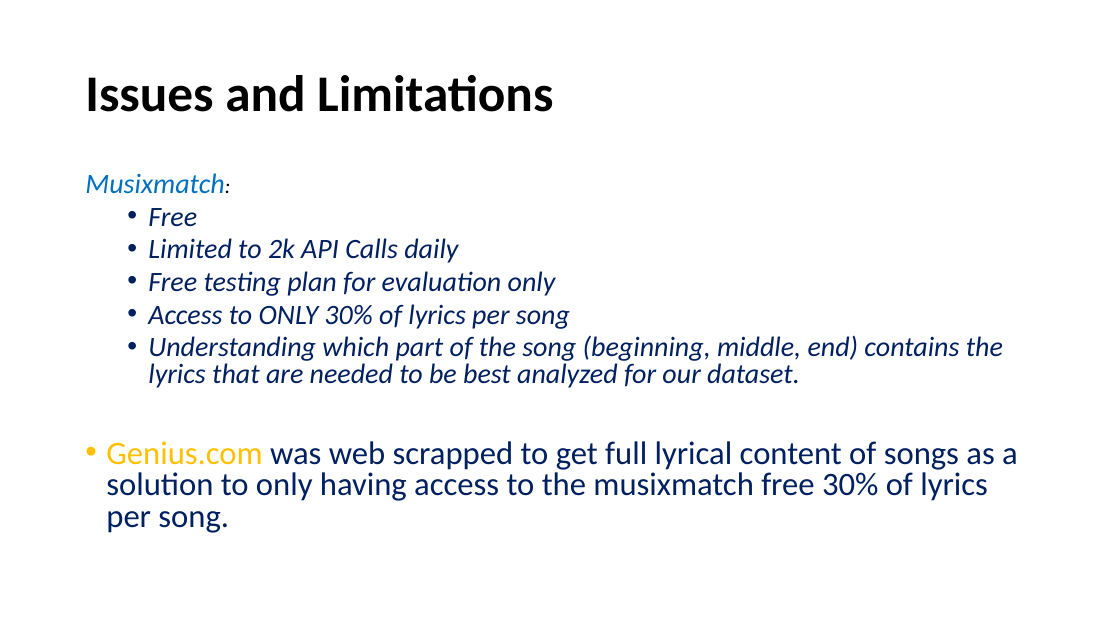
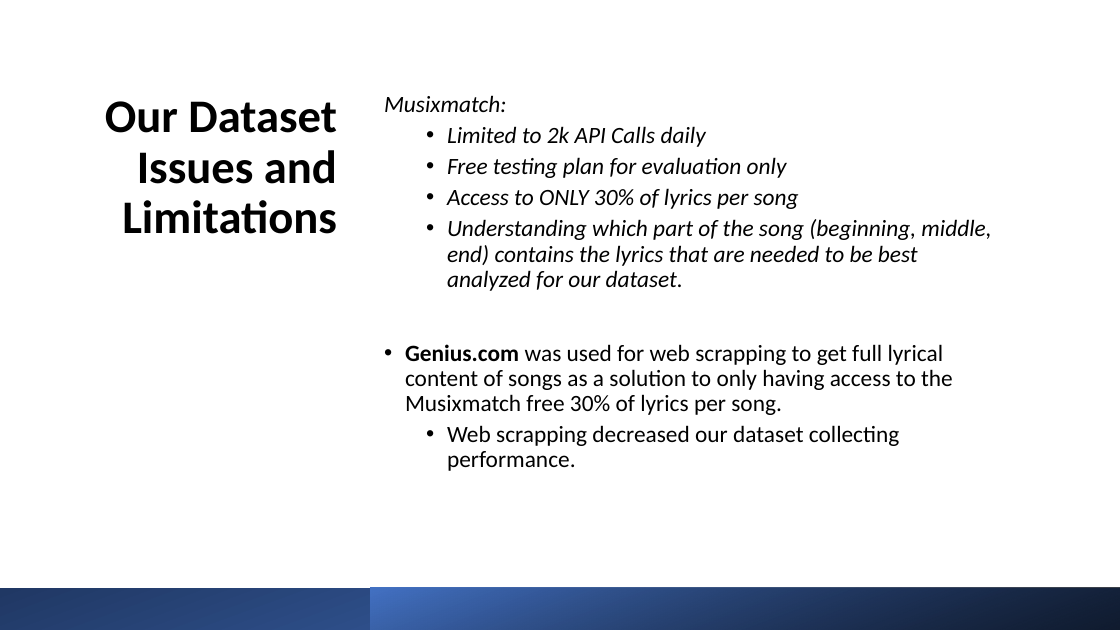
Before and after one commit to TrevorPawlewicz/DSCI-511-Course-Project, a slide deck: slide 10 of Presentation PowerPoint/Project-Presentation-Template.pptx. Drawn at 1120x630 pixels with LibreOffice and Linux fonts; fonts in the diff are those of the drawing. Boxes give left, top, right and bottom in pixels: in the first picture for what was removed or moved away, otherwise in the second. Text is boxed around its words. In the diff, an @@ line names an element or a change of style, - is before the commit and + after.

Commit message:
updated PP

```diff
--- a/Presentation PowerPoint/Project-Presentation-Template.pptx
+++ b/Presentation PowerPoint/Project-Presentation-Template.pptx
@@ title "Our Dataset Issues and Limitations" at <box>105,101,337,234</box>: vertical alignment middle to top @@
@@ text "Musixmatch:": place and size @@
-text "Musixmatch:" at <box>85,173,1018,533</box>
+text "Musixmatch:" at <box>384,95,991,471</box>
@@ title at <box>105,101,337,234</box>: text changed; size 44 to 40 pt @@
-Issues and Limitations
+Our Dataset Issues and Limitations
@@ text at <box>384,95,991,291</box>: size 24 to 20 pt in "Musixmatch:", "Limited to 2k API Calls daily", "Free testing plan for evaluation only", "Access to ONLY 30% of lyrics per ..." and 1 more places; size 18 to 20 pt, text colour #0070C0 to #000000 in "Musixmatch:"; text colour #002060 to #000000 in "Limited to 2k API Calls daily", "Free testing plan for evaluation only", "Access to ONLY 30% of lyrics per ...", "Understanding which part of the song (beginning, ..."; line spacing 0.8 to 0.9 @@
@@ text at <box>148,208,197,227</box>: paragraph removed @@
-  • Free
@@ text at <box>405,344,953,471</box>: text changed; size 28 to 20 pt; text colour #002060 to #000000 @@
-• Genius.com was web scrapped to get full lyrical content of songs as a solution to only having access to the musixmatch free 30% of lyrics per song.
+• Genius.com was used for web scrapping to get full lyrical content of songs as a solution to only having access to the Musixmatch free 30% of lyrics per song.
+  • Web scrapping decreased our dataset collecting performance.
@@ rectangle added at <box>0,588,1120,630</box>, fill gradient #4472C4 to #203864 @@
@@ rectangle added at <box>371,588,1120,630</box>, fill gradient #000000 to #4472C4 @@
```
Also in this commit, not shown: 4 other slides changed, 1 slide added, 1 slide removed.
